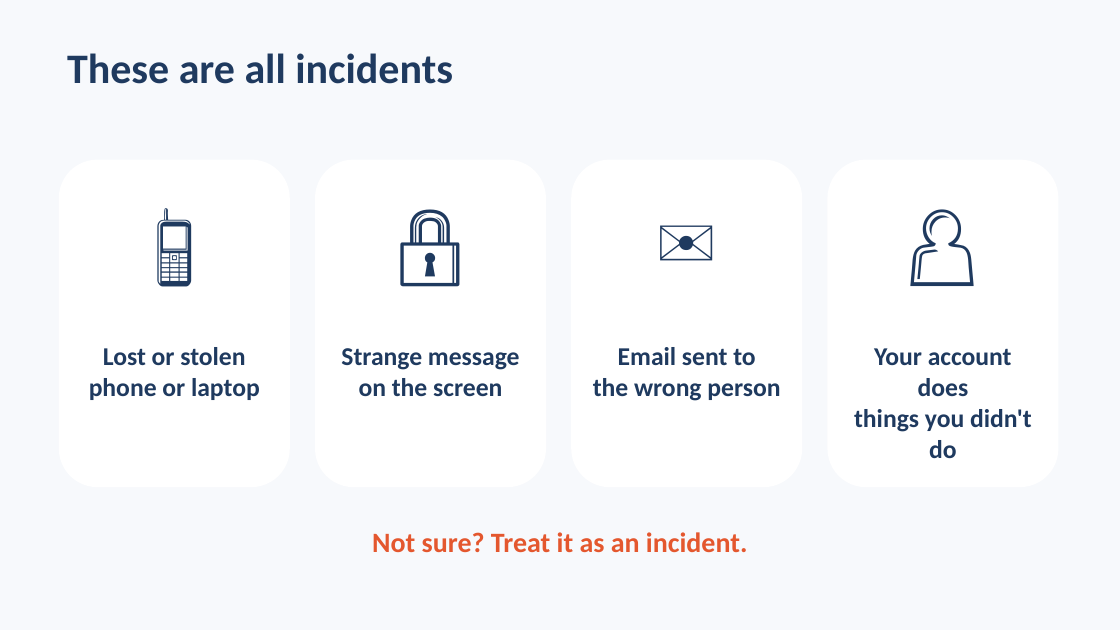
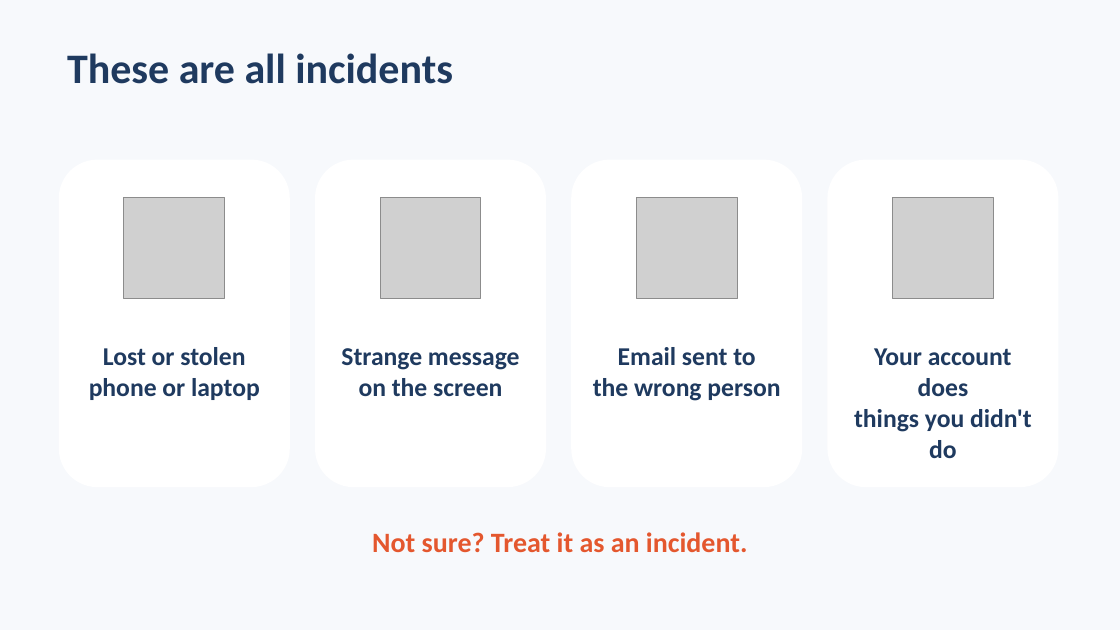
Before and after one commit to algoga22/Focus-Activity-Training3, a slide deck: slide 10 of slides/Training3_Slides.pptx. Drawn at 1120x630 pixels with LibreOffice and Linux fonts; fonts in the diff are those of the drawing; grey boxes stand for pictures. Boxes give left, top, right and bottom in pixels: in the first picture for what was removed or moved away, otherwise in the second. Text is boxed around its words. In the diff, an @@ line names an element or a change of style, - is before the commit and + after.

```diff
--- a/slides/Training3_Slides.pptx
+++ b/slides/Training3_Slides.pptx
@@ text removed at (59, 185, 290, 311) @@
-📱
@@ picture added at (124, 197, 225, 298) @@
@@ text removed at (315, 185, 546, 311) @@
-🔒
@@ picture added at (381, 197, 481, 298) @@
@@ text removed at (571, 185, 802, 311) @@
-✉️
@@ picture added at (637, 197, 738, 298) @@
@@ text removed at (828, 185, 1059, 311) @@
-👤
@@ picture added at (892, 197, 993, 298) @@
```
Also in this commit, not shown: 6 other slides changed, 4 other files.
